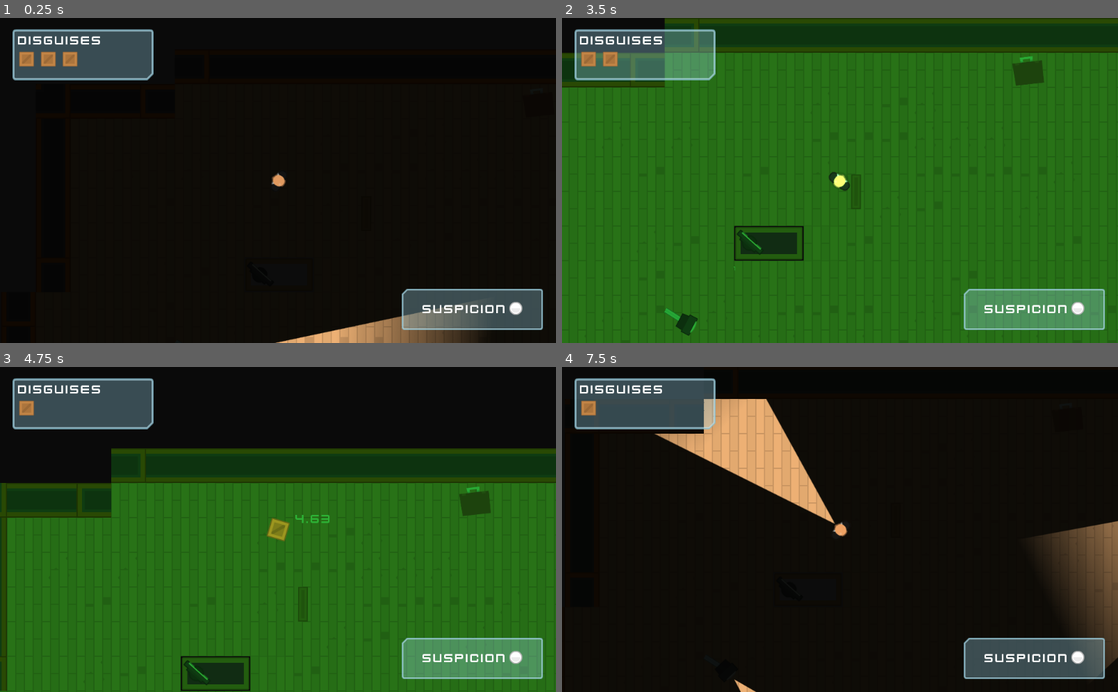
Above: before the commit, frames 1-4 (two rows, left to right).
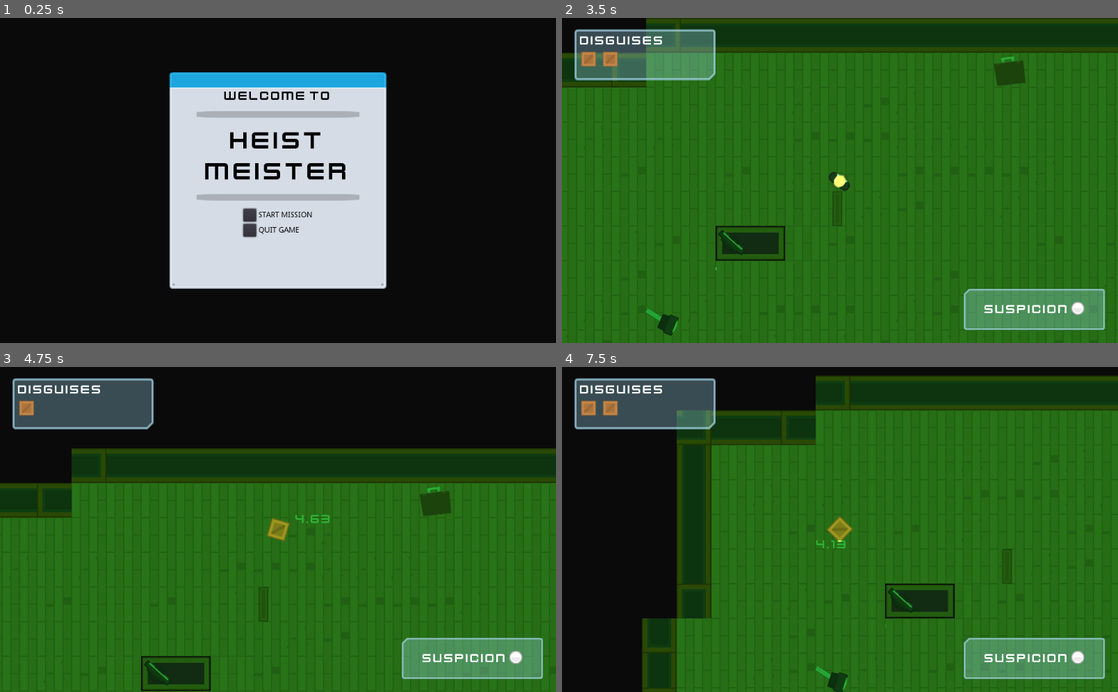
Above: after the commit, the same moments.

Repository: NightZpy/HeistMeistersGodotEngineGame
Game: Godot game, scene res://Levels/Lobby.tscn
Same seed, same stepped clock (60 frames per second), same inputs: the game is played once before the commit and once after it. Before the commit the project starts from res://Levels/Level_1.tscn.
Inputs (mouse positions are in pixels of both pictures, inside the frame that each line leads up to):
- Up to frame 1 (0.25 s): no input
- Up to frame 2 (3.5 s): click (812, 216) at 0.52 s; move the mouse to (928, 206) at 1.27 s; hold D (move_right) 1.28-2.03 s; tap E (Toggle_disguise) at 1.35, 2.85 s; click (928, 206) at 1.42 s; move the mouse to (812, 265) at 2.02 s; hold S (move_down) 2.03-2.78 s; tap F (switch_vision_mode) at 2.1 s; click (812, 265) at 2.17 s; move the mouse to (895, 109) at 2.77 s; hold D (move_right) from 2.78 s (still down)
- Up to frame 3 (4.75 s): move the mouse to (250, 594) at 3.52 s; release D (move_right) at 3.53 s; hold W (move_up) 3.53-4.28 s; tap F (switch_vision_mode) at 3.6 s; click (250, 594) at 3.67 s; move the mouse to (444, 578) at 4.27 s; hold A (move_left) from 4.28 s (still down); tap E (Toggle_disguise) at 4.35 s
- Up to frame 4 (7.5 s): tap Escape (Toggle_main_menu, bound only after the commit) at 4.9 s; release A (move_left) at 5 s; click (812, 565) at 5.02 s; move the mouse to (673, 480) at 5.77 s; hold A (move_left) 5.78-6.53 s; tap F (switch_vision_mode) at 5.85, 7.35 s; move the mouse to (867, 529) at 6.52 s; hold S (move_down) 6.53-7.28 s; tap E (Toggle_disguise) at 6.6 s; click (867, 529) at 6.67 s; move the mouse to (756, 448) at 7.27 s; hold D (move_right) from 7.28 s (still down)

The runs differ from the first frame. In frame 1, 34% of the frame differs, in the area x 2-98%, y 3-100%; in frame 2, 2.4%; in frame 3, 4.4%; in frame 4, 76%, in the area x 7-100%, y 2-100%.
Error in both runs: Invalid get index '0' (on base: 'PoolVector2Array'). (res://Guard.gd:23)

Commit message:
Main menu lobby

Diff:
--- a/Levels/Level_1.tscn
+++ b/Levels/Level_1.tscn
@@ -8,7 +8,7 @@
 [ext_resource path="res://Doors/LockedDoor.tscn" type="PackedScene" id=6]
 [ext_resource path="res://Computer/Computer.tscn" type="PackedScene" id=7]
 
-[node name="Level1" index="0" instance=ExtResource( 1 )]
+[node name="Level1" instance=ExtResource( 1 )]
 
 [node name="Navigation2D" parent="." index="0"]
 editor/display_folded = true
--- /dev/null
+++ b/Levels/Lobby.gd
@@ -0,0 +1,11 @@
+extends Control
+
+
+
+
+func _on_StartButton_pressed():
+	get_tree().change_scene("res://Levels/Level_1.tscn")
+
+
+func _on_QuitButton_pressed():
+	get_tree().quit()
--- /dev/null
+++ b/Levels/Lobby.tscn
@@ -0,0 +1,166 @@
+[gd_scene load_steps=9 format=2]
+
+[ext_resource path="res://Levels/Lobby.gd" type="Script" id=1]
+[ext_resource path="res://GFX/Interface/PNG/metalPanel_blue.png" type="Texture" id=2]
+[ext_resource path="res://Interface/NumpadTheme.tres" type="Theme" id=3]
+[ext_resource path="res://GFX/Interface/PNG/barHorizontal_shadow_left.png" type="Texture" id=4]
+[ext_resource path="res://GFX/Interface/PNG/barHorizontal_shadow_mid.png" type="Texture" id=5]
+[ext_resource path="res://GFX/Interface/PNG/barHorizontal_shadow_right.png" type="Texture" id=6]
+[ext_resource path="res://GFX/Interface/Fonts/kenvector_future.ttf" type="DynamicFontData" id=7]
+
+[sub_resource type="DynamicFont" id=1]
+size = 48
+font_data = ExtResource( 7 )
+
+[node name="Lobby" type="Control"]
+anchor_right = 1.0
+anchor_bottom = 1.0
+script = ExtResource( 1 )
+
+[node name="CenterContainer" type="CenterContainer" parent="."]
+anchor_right = 1.0
+anchor_bottom = 1.0
+
+[node name="Background" type="NinePatchRect" parent="CenterContainer"]
+margin_left = 312.0
+margin_top = 100.0
+margin_right = 712.0
+margin_bottom = 500.0
+rect_min_size = Vector2( 400, 400 )
+texture = ExtResource( 2 )
+patch_margin_left = 12
+patch_margin_top = 40
+patch_margin_right = 12
+patch_margin_bottom = 12
+
+[node name="VBoxContainer" type="VBoxContainer" parent="CenterContainer/Background"]
+anchor_right = 1.0
+anchor_bottom = 1.0
+margin_left = 12.0
+margin_top = 30.0
+margin_right = -12.0
+margin_bottom = -12.0
+custom_constants/separation = 15
+
+[node name="Label" type="Label" parent="CenterContainer/Background/VBoxContainer"]
+margin_right = 376.0
+margin_bottom = 27.0
+theme = ExtResource( 3 )
+custom_colors/font_color = Color( 0, 0, 0, 1 )
+text = "Welcome to"
+align = 1
+
+[node name="Split" type="HBoxContainer" parent="CenterContainer/Background/VBoxContainer"]
+editor/display_folded = true
+margin_top = 42.0
+margin_right = 376.0
+margin_bottom = 54.0
+custom_constants/separation = 0
+alignment = 1
+
+[node name="TextureRect" type="TextureRect" parent="CenterContainer/Background/VBoxContainer/Split"]
+margin_left = 38.0
+margin_right = 88.0
+margin_bottom = 12.0
+rect_min_size = Vector2( 50, 12 )
+texture = ExtResource( 4 )
+expand = true
+
+[node name="TextureRect2" type="TextureRect" parent="CenterContainer/Background/VBoxContainer/Split"]
+margin_left = 88.0
+margin_right = 288.0
+margin_bottom = 12.0
+rect_min_size = Vector2( 200, 12 )
+texture = ExtResource( 5 )
+expand = true
+
+[node name="TextureRect3" type="TextureRect" parent="CenterContainer/Background/VBoxContainer/Split"]
+margin_left = 288.0
+margin_right = 338.0
+margin_bottom = 12.0
+rect_min_size = Vector2( 50, 12 )
+texture = ExtResource( 6 )
+expand = true
+
+[node name="Label2" type="Label" parent="CenterContainer/Background/VBoxContainer"]
+margin_top = 69.0
+margin_right = 376.0
+margin_bottom = 180.0
+theme = ExtResource( 3 )
+custom_fonts/font = SubResource( 1 )
+custom_colors/font_color = Color( 0, 0, 0, 1 )
+text = "Heist
+meister"
+align = 1
+
+[node name="Split2" type="HBoxContainer" parent="CenterContainer/Background/VBoxContainer"]
+editor/display_folded = true
+margin_top = 195.0
+margin_right = 376.0
+margin_bottom = 207.0
+custom_constants/separation = 0
+alignment = 1
+
+[node name="TextureRect" type="TextureRect" parent="CenterContainer/Background/VBoxContainer/Split2"]
+margin_left = 38.0
+margin_right = 88.0
+margin_bottom = 12.0
+rect_min_size = Vector2( 50, 12 )
+texture = ExtResource( 4 )
+expand = true
+
+[node name="TextureRect2" type="TextureRect" parent="CenterContainer/Background/VBoxContainer/Split2"]
+margin_left = 88.0
+margin_right = 288.0
+margin_bottom = 12.0
+rect_min_size = Vector2( 200, 12 )
+texture = ExtResource( 5 )
+expand = true
+
+[node name="TextureRect3" type="TextureRect" parent="CenterContainer/Background/VBoxContainer/Split2"]
+margin_left = 288.0
+margin_right = 338.0
+margin_bottom = 12.0
+rect_min_size = Vector2( 50, 12 )
+texture = ExtResource( 6 )
+expand = true
+
+[node name="CenterContainer" type="CenterContainer" parent="CenterContainer/Background/VBoxContainer"]
+margin_top = 222.0
+margin_right = 376.0
+margin_bottom = 274.0
+
+[node name="GridContainer" type="GridContainer" parent="CenterContainer/Background/VBoxContainer/CenterContainer"]
+margin_left = 124.0
+margin_right = 251.0
+margin_bottom = 52.0
+columns = 2
+
+[node name="StartButton" type="Button" parent="CenterContainer/Background/VBoxContainer/CenterContainer/GridContainer"]
+margin_right = 24.0
+margin_bottom = 24.0
+rect_min_size = Vector2( 24, 24 )
+
+[node name="Label" type="Label" parent="CenterContainer/Background/VBoxContainer/CenterContainer/GridContainer"]
+margin_left = 28.0
+margin_top = 5.0
+margin_right = 127.0
+margin_bottom = 19.0
+custom_colors/font_color = Color( 0, 0, 0, 1 )
+text = "START MISSION"
+
+[node name="QuitButton" type="Button" parent="CenterContainer/Background/VBoxContainer/CenterContainer/GridContainer"]
+margin_top = 28.0
+margin_right = 24.0
+margin_bottom = 52.0
+rect_min_size = Vector2( 24, 24 )
+
+[node name="Label2" type="Label" parent="CenterContainer/Background/VBoxContainer/CenterContainer/GridContainer"]
+margin_left = 28.0
+margin_top = 33.0
+margin_right = 127.0
+margin_bottom = 47.0
+custom_colors/font_color = Color( 0, 0, 0, 1 )
+text = "QUIT GAME"
+[connection signal="pressed" from="CenterContainer/Background/VBoxContainer/CenterContainer/GridContainer/StartButton" to="." method="_on_StartButton_pressed"]
+[connection signal="pressed" from="CenterContainer/Background/VBoxContainer/CenterContainer/GridContainer/QuitButton" to="." method="_on_QuitButton_pressed"]
--- /dev/null
+++ b/Music/BackgroundMusic.tscn
@@ -0,0 +1,8 @@
+[gd_scene load_steps=2 format=2]
+
+[ext_resource path="res://SFX/Music/StealthintheWoods.ogg" type="AudioStream" id=1]
+
+[node name="AudioStreamPlayer" type="AudioStreamPlayer"]
+stream = ExtResource( 1 )
+volume_db = -30.0
+autoplay = true
--- a/Player.gd
+++ b/Player.gd
@@ -56,6 +56,9 @@
 	if Input.is_action_just_pressed("Toggle_disguise"):
 		toggle_disguise()
 
+	if Input.is_action_just_pressed("Toggle_main_menu"):
+		get_tree().change_scene("res://Levels/Lobby.tscn")
+
 func turn_off_torch():
 	#$Torch.enabled = not $Torch.enabled
 	get_tree().call_group("Interface", "cycle_vision_mode")
--- a/project.godot
+++ b/project.godot
@@ -16,12 +16,13 @@
 [application]
 
 config/name="HeistMeisters"
-run/main_scene="res://Levels/Level_1.tscn"
+run/main_scene="res://Levels/Lobby.tscn"
 config/icon="res://icon.png"
 
 [autoload]
 
 CombinationGenerator="*res://scripts/CombinationGenerator.gd"
+BackgroundMusic="*res://Music/BackgroundMusic.tscn"
 
 [input]
 
@@ -63,6 +64,11 @@
 "events": [ Object(InputEventKey,"resource_local_to_scene":false,"resource_name":"","device":0,"alt":false,"shift":false,"control":false,"meta":false,"command":false,"pressed":false,"scancode":69,"unicode":0,"echo":false,"script":null)
  ]
 }
+Toggle_main_menu={
+"deadzone": 0.5,
+"events": [ Object(InputEventKey,"resource_local_to_scene":false,"resource_name":"","device":0,"alt":false,"shift":false,"control":false,"meta":false,"command":false,"pressed":false,"scancode":16777217,"unicode":0,"echo":false,"script":null)
+ ]
+}
 
 [layer_names]
 
